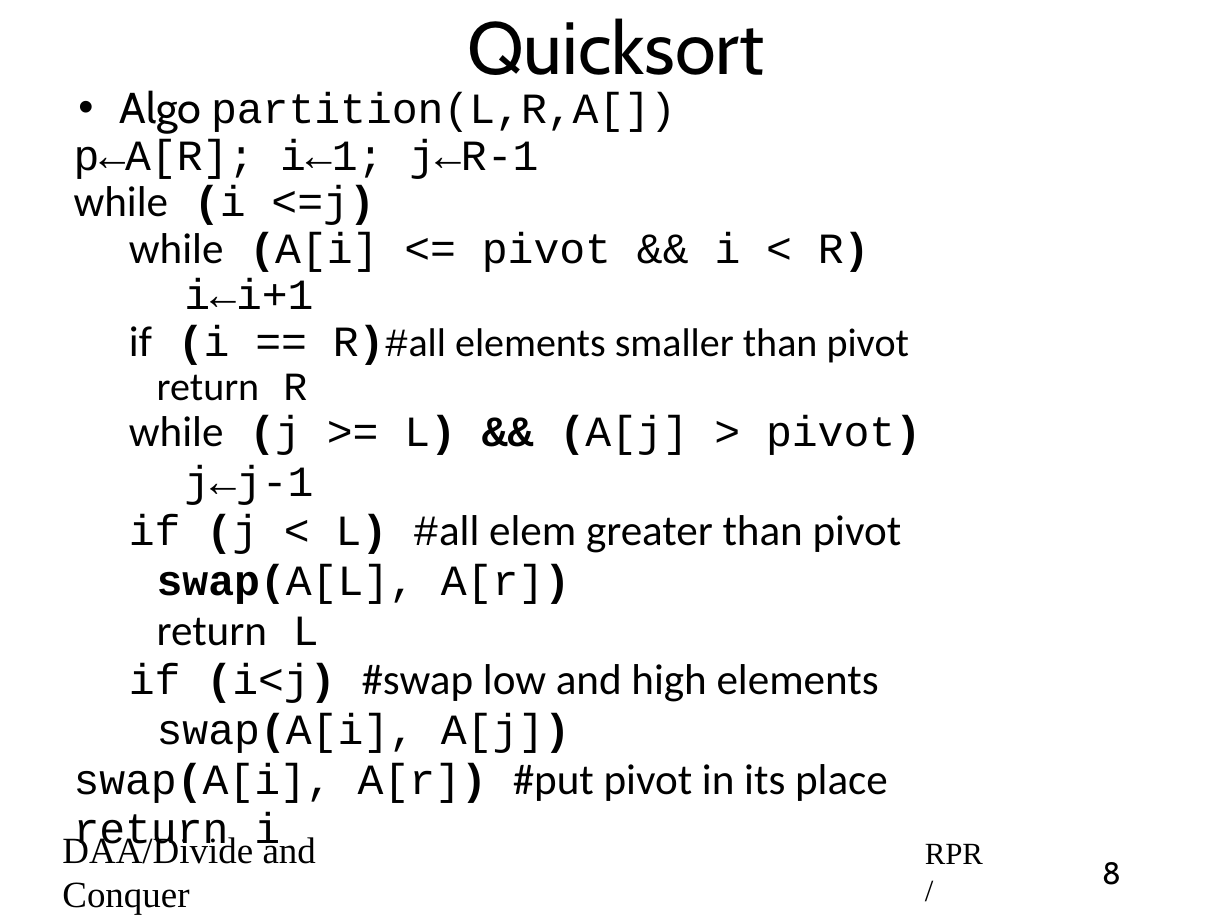
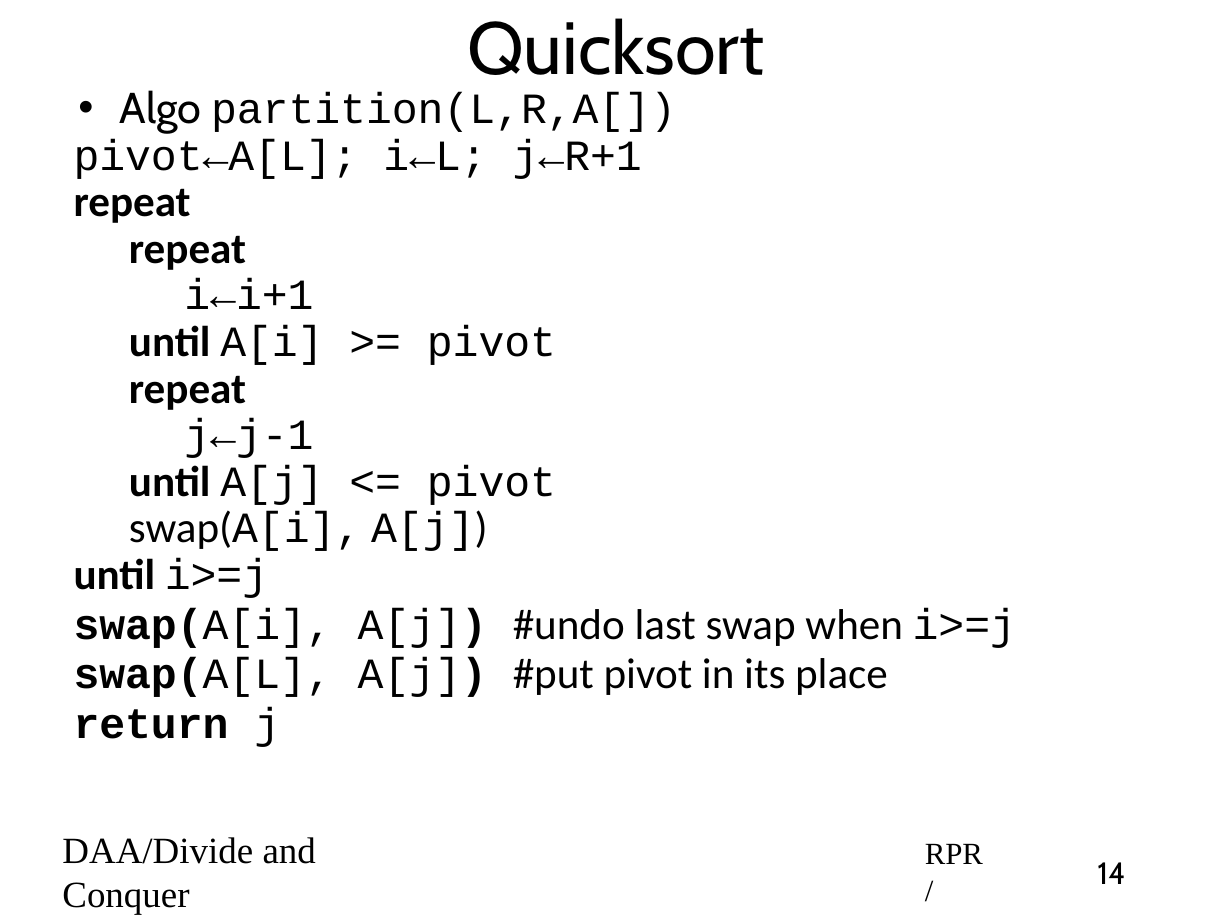
Before and after one commit to rprustagi/2019_20-Even-18CS42-DAA, a slide deck: slide 14 of Slides/2020-Even-DAA-L12-Divide-Conquer-Quicksort.pptx (slide 8 before the commit). Drawn at 1232x924 pixels with LibreOffice and Linux fonts; fonts in the diff are those of the drawing. Boxes give left, top, right and bottom in pixels: in the first picture for what was removed or moved away, otherwise in the second. Text is boxed around its words. In the diff, an @@ line names an element or a change of style, - is before the commit and + after.

```diff
--- a/Slides/2020-Even-DAA-L12-Divide-Conquer-Quicksort.pptx
+++ b/Slides/2020-Even-DAA-L12-Divide-Conquer-Quicksort.pptx
@@ text at (x1=74, y1=138, x2=642, y2=270): text changed @@
-p←A[R]; i←1; j←R-1
-while (i <=j)
-    while (A[i] <= pivot && i < R)
+pivot←A[L]; i←L; j←R+1
+repeat
+    repeat
@@ text at (x1=129, y1=325, x2=556, y2=410): text changed; size 26 to 28 pt; bold on @@
-    if (i == R)#all elements smaller than pivot
-      return R
-    while (j >= L) && (A[j] > pivot)
+    until A[i] >= pivot
+    repeat
@@ text at (x1=129, y1=418, x2=487, y2=551): font Courier New to Calibri, bold off in "swap(A[i], A[j])"; less space between paragraphs; list level 4 to 3 in "swap(A[i], A[j])" @@
@@ text at (x1=129, y1=464, x2=556, y2=505): text changed; font Calibri to Courier New @@
-    if (j < L) #all elem greater than pivot
-      swap(A[L], A[r])
-      return L
-    if (i<j) #swap low and high elements
+    until A[j] <= pivot
@@ text at (x1=74, y1=558, x2=1016, y2=747): text changed @@
-swap(A[i], A[r]) #put pivot in its place
-return i
+until i>=j
+swap(A[i], A[j]) #undo last swap when i>=j
+swap(A[L], A[j]) #put pivot in its place
+return j
@@ page number at (x1=1097, y1=862, x2=1125, y2=884): text changed @@
-8
+14
```
Also in this commit, not shown: 5 other slides changed, 8 slides added, 1 other file.
